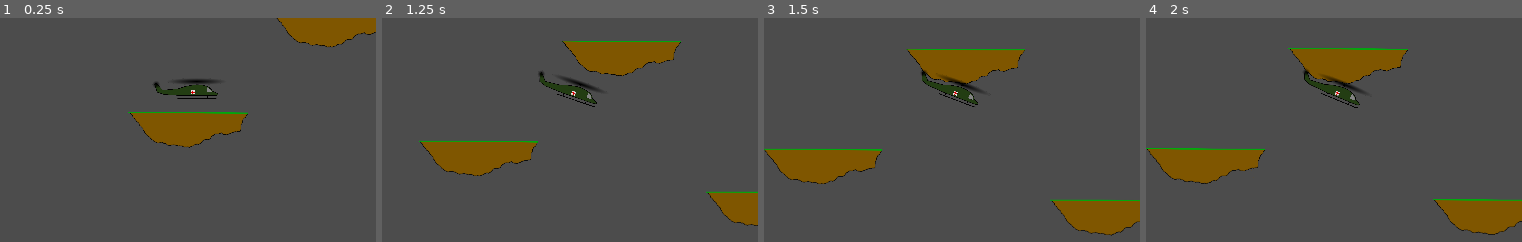
Above: before the commit, frames 1-4 (left to right).
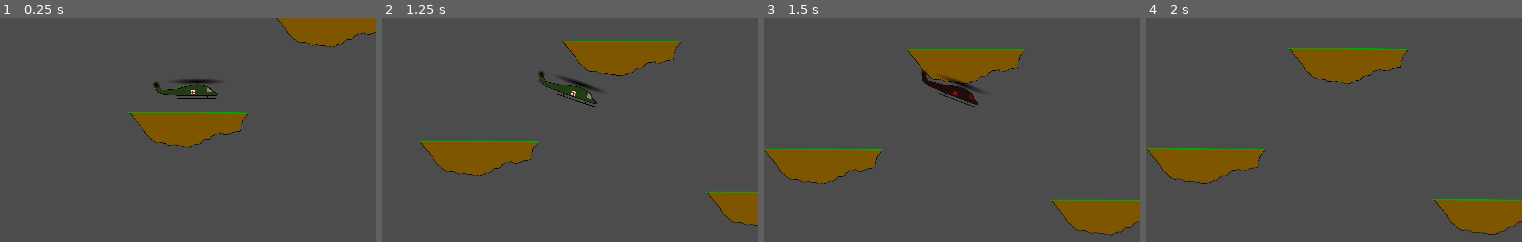
Above: after the commit, the same moments.

Repository: Inglo-Games/EvacHavoc2
Game: Godot game, scene res://scenes/test_level.tscn
The game is run twice, just before and just after one commit, with the same random seed, the same clock (stepped at 60 frames per second) and the same inputs.
Inputs:
- Up to frame 1 (0.25 s): no input
- Up to frame 2 (1.25 s): tap Enter at 0.5 s; hold Right (move_right) from 0.53 s (still down); tap Up (move_up) at 0.77 s
- Up to frame 3 (1.5 s): keep holding Right (move_right)
- Up to frame 4 (2 s): keep holding Right (move_right); tap Up (move_up) at 1.52 s
The pictures show only the part of the screen within x 28-78%, y 34-84%; the shares and areas given below are measured in that part.

Frames 1-2 are identical in both runs. In frame 3, 0.5% of the frame differs, in the area x 42-57%, y 25-39%; in frame 4, 0.9%, in the area x 42-58%, y 22-41%.

Commit message:
Adding death on propeller collide

Diff:
--- a/game/scenes/player.tscn
+++ b/game/scenes/player.tscn
@@ -38,3 +38,5 @@
 
 [node name="camera" type="Camera2D" parent="."]
 current = true
+
+[node name="Tween" type="Tween" parent="."]
--- a/game/scripts/player.gd
+++ b/game/scripts/player.gd
@@ -9,6 +9,7 @@
 onready var shape = $body_shape
 onready var top_propeller = $top_prop
 onready var back_propeller = $back_prop
+onready var tween = $Tween
 
 # State variables
 var velocity : Vector2 = Vector2()
@@ -71,4 +72,8 @@
 
 func _on_propeller_collide(body):
 	if body != self:
-		print("A propeller collided with something!")
+		modulate = Color(0.7, 0.0, 0.0, 0.6)
+		tween.interpolate_property(self, "modulate:a", 1, 0, 0.6, Tween.TRANS_CUBIC, Tween.EASE_OUT)
+		tween.start()
+		yield(tween, "tween_all_completed")
+		get_tree().quit()
